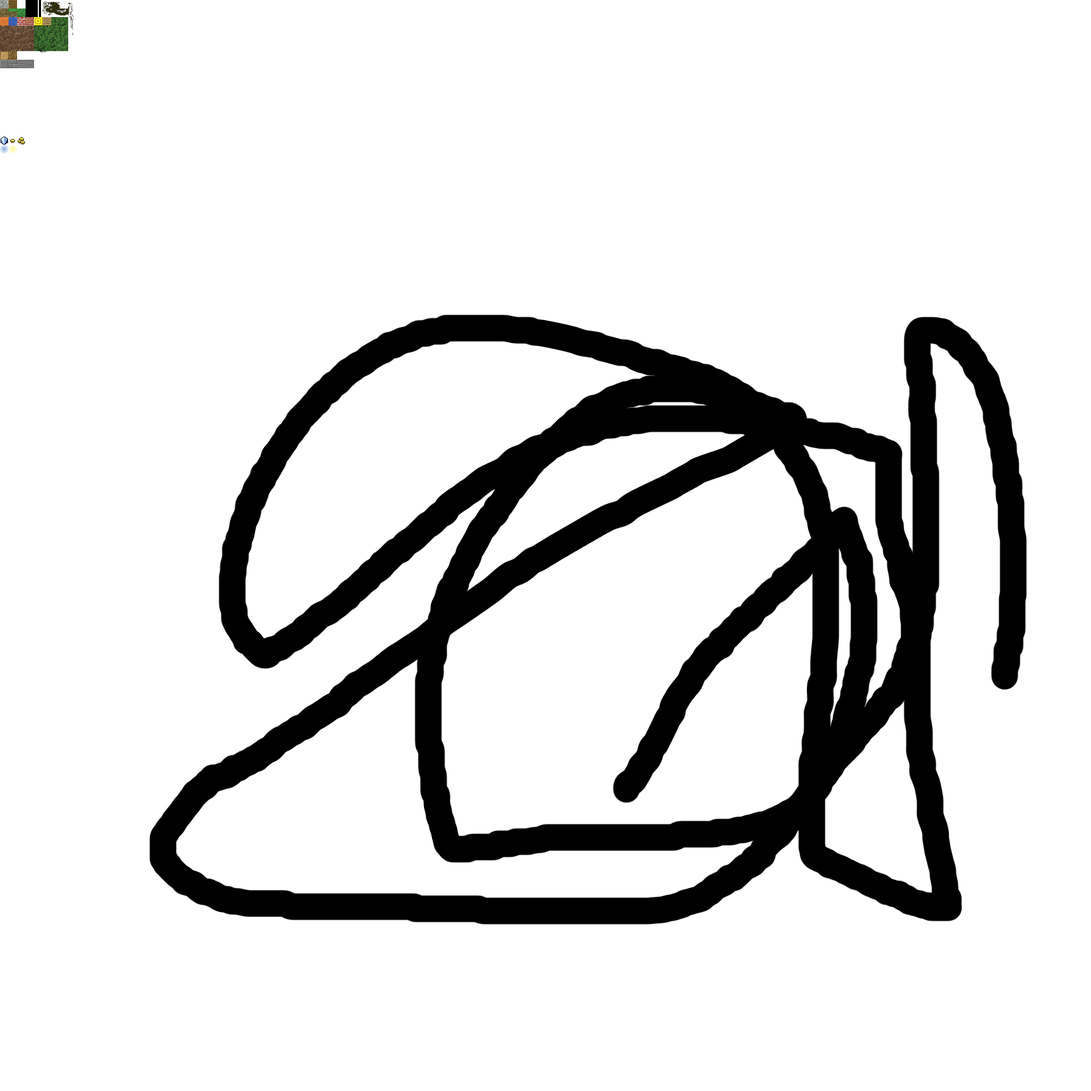
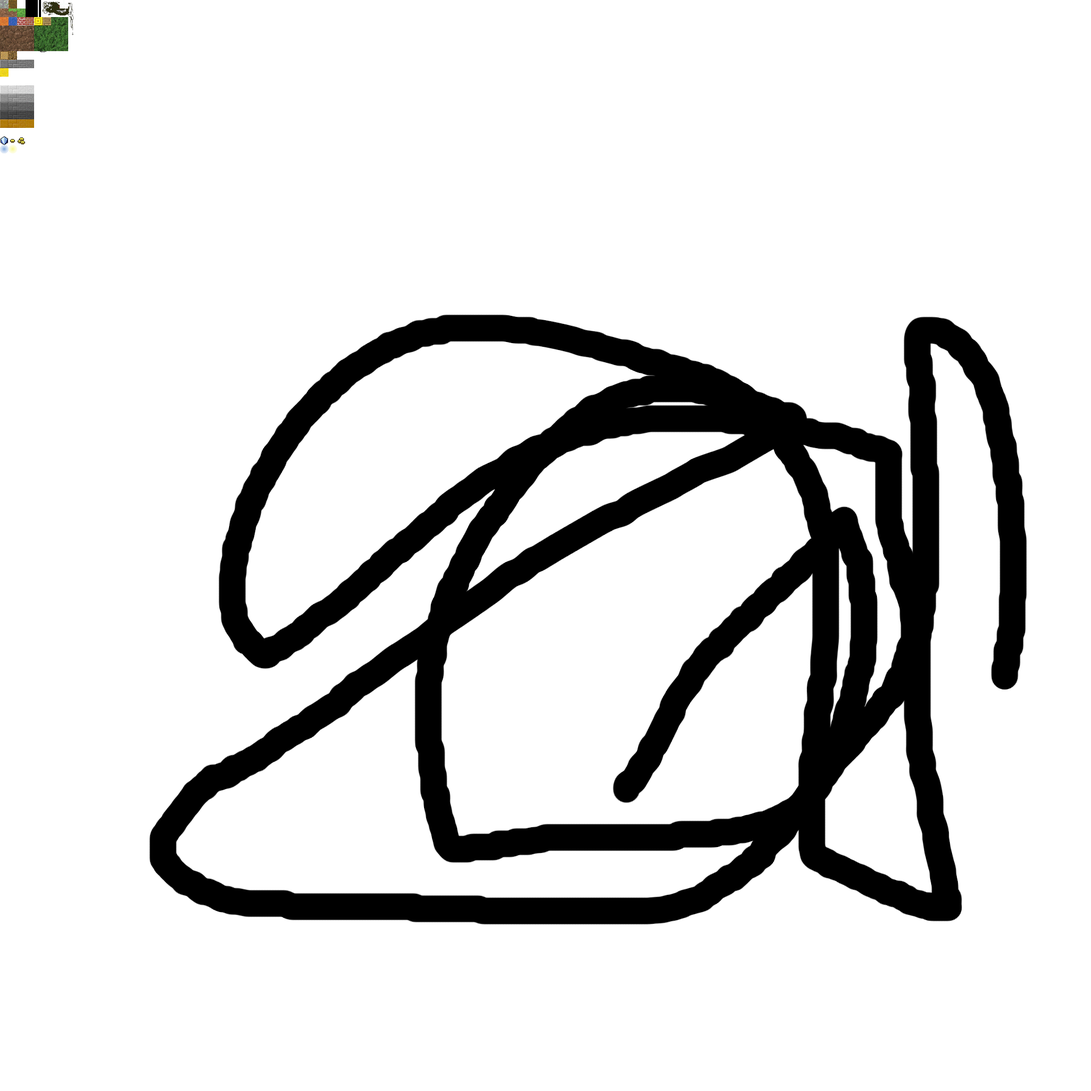
Comparing the layer stacks of the two 1091px x 1091px images. Changes:
painted on "Main" over (0, 8, 52, 128)
